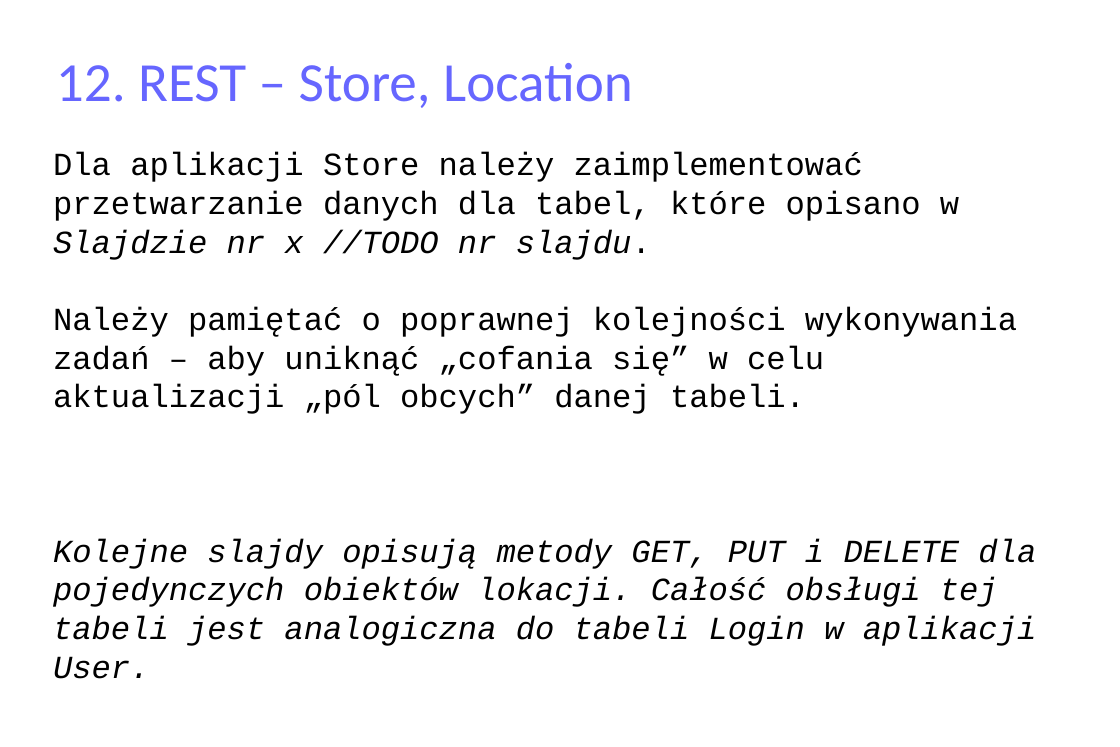
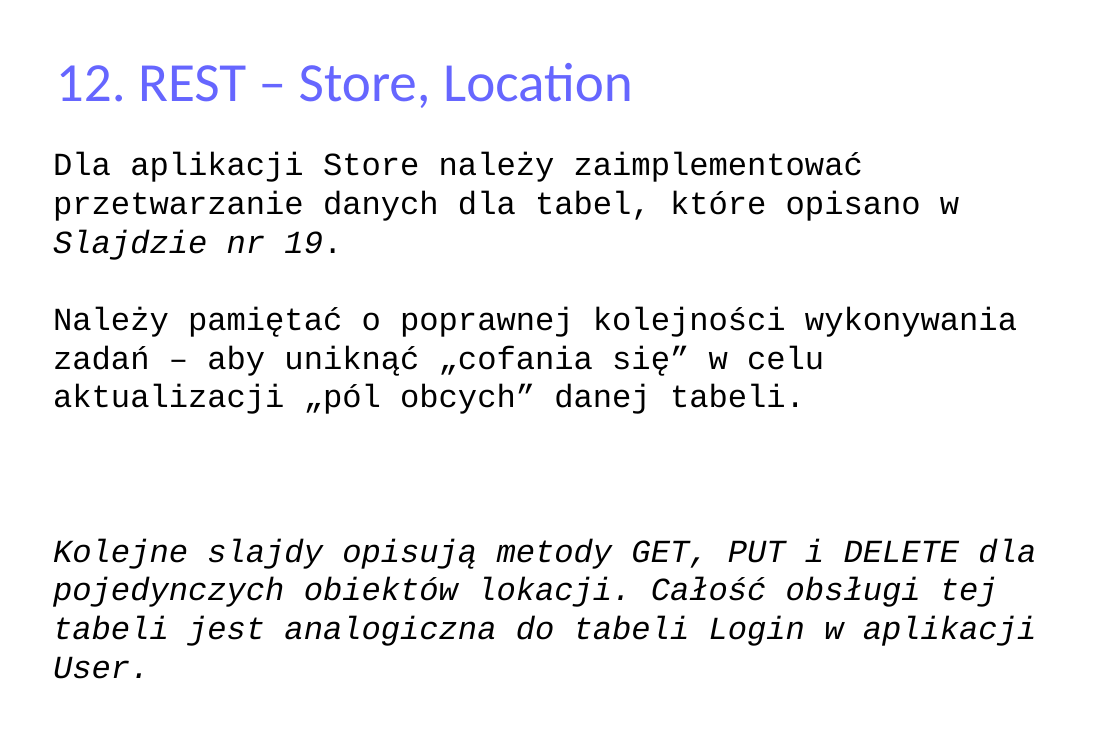
Before and after one commit to matulik/reinyzagam, a slide deck: slide 43 of Docs/presentation.odp. Drawn at 1120x747 pixels with LibreOffice and Linux fonts; fonts in the diff are those of the drawing. Boxes give left, top, right and bottom in pixels: in the first picture for what was removed or moved away, otherwise in the second. Text is boxed around its words. In the diff, an @@ line names an element or a change of style, - is before the commit and + after.

```diff
--- a/Docs/presentation.odp
+++ b/Docs/presentation.odp
@@ text at bbox=[53, 152, 959, 260]: text changed @@
-Dla aplikacji Store należy zaimplementować przetwarzanie danych dla tabel, które opisano w Slajdzie nr x //TODO nr slajdu.
+Dla aplikacji Store należy zaimplementować przetwarzanie danych dla tabel, które opisano w Slajdzie nr 19.
```
Also in this commit, not shown: 4 other slides changed, 12 slides added, 3 slides removed, 8 other files.
